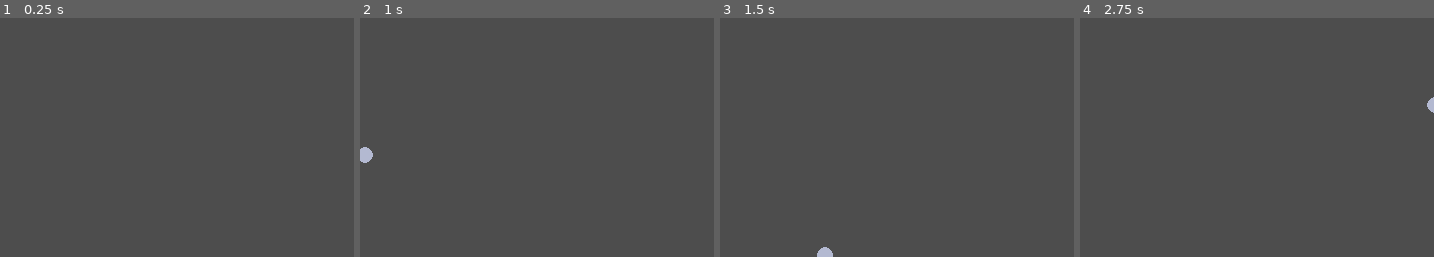
Above: before the commit, frames 1-4 (left to right).
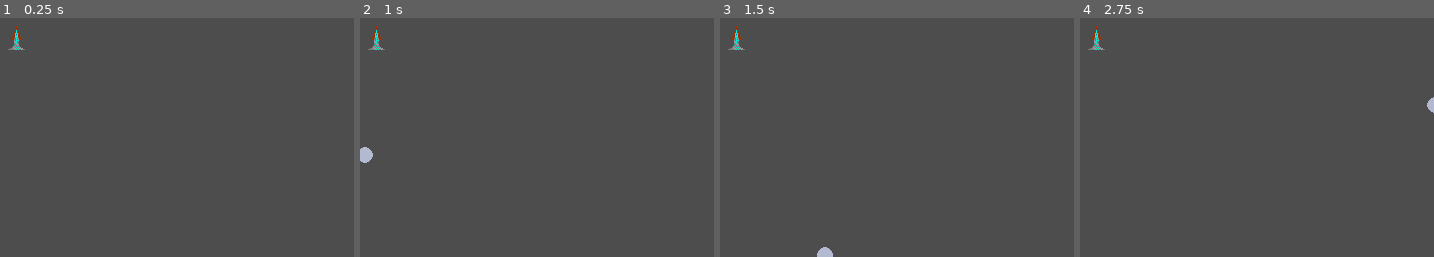
Above: after the commit, the same moments.

Repository: ShrimpCatDev/blockly
Game: Godot game, scene res://scenes/main.tscn
Two runs of this game, one before a commit and one after it. Both use one fixed random seed, a clock stepped at 60 frames per second and the inputs below.
Inputs (mouse positions are % of the whole screen's width and height, from its top left):
- Up to frame 1 (0.25 s): no input
- Up to frame 2 (1 s): tap Enter at 0.5 s; move the mouse to (72, 45) at 0.52 s; hold Right from 0.53 s (still down); tap Alt at 0.6 s; click (72, 45) at 0.67 s
- Up to frame 3 (1.5 s): move the mouse to (29, 55) at 1.27 s; release Right at 1.28 s; hold Down from 1.28 s (still down); tap Shift at 1.35 s
- Up to frame 4 (2.75 s): move the mouse to (59, 28) at 2.02 s; release Down at 2.03 s; hold Right from 2.03 s (still down); tap Alt at 2.1 s
The pictures show only the part of the screen within x 48-98%, y 39-89%; the shares and areas given below are measured in that part.

The runs differ from the first frame. In frame 1, 0.2% of the frame differs, in the area x 2-8%, y 3-14%; in frame 2, 0.2%; in frame 3, 0.2%; in frame 4, 0.2%.

Commit message:
Tower collision

Diff:
--- a/scenes/main.tscn
+++ b/scenes/main.tscn
@@ -2,9 +2,14 @@
 
 [ext_resource type="Script" uid="uid://bl6b68u6w8kiy" path="res://scenes/ball.gd" id="1_0wfyh"]
 [ext_resource type="Texture2D" uid="uid://dl3nlidek2sk5" path="res://assets/ball.png" id="1_o5qli"]
+[ext_resource type="Texture2D" uid="uid://c8p4heg3roprm" path="res://assets/Placeholder_Tower.png" id="3_sugp2"]
 
 [sub_resource type="CircleShape2D" id="CircleShape2D_ha1pi"]
 radius = 8.0
+
+[sub_resource type="CapsuleShape2D" id="CapsuleShape2D_8fpmw"]
+radius = 11.0
+height = 26.0
 
 [node name="Main" type="Node2D" unique_id=1113939576]
 
@@ -17,3 +22,16 @@
 
 [node name="Sprite" type="Sprite2D" parent="Ball" unique_id=202407857]
 texture = ExtResource("1_o5qli")
+
+[node name="Tower" type="Area2D" parent="." unique_id=1548576594]
+position = Vector2(2, 2)
+
+[node name="Sprite" type="Sprite2D" parent="Tower" unique_id=108304307]
+position = Vector2(364, 209)
+texture = ExtResource("3_sugp2")
+
+[node name="Hitbox" type="Area2D" parent="Tower" unique_id=1649418766]
+
+[node name="CollisionShape2D" type="CollisionShape2D" parent="Tower/Hitbox" unique_id=776885038]
+position = Vector2(364, 206)
+shape = SubResource("CapsuleShape2D_8fpmw")
